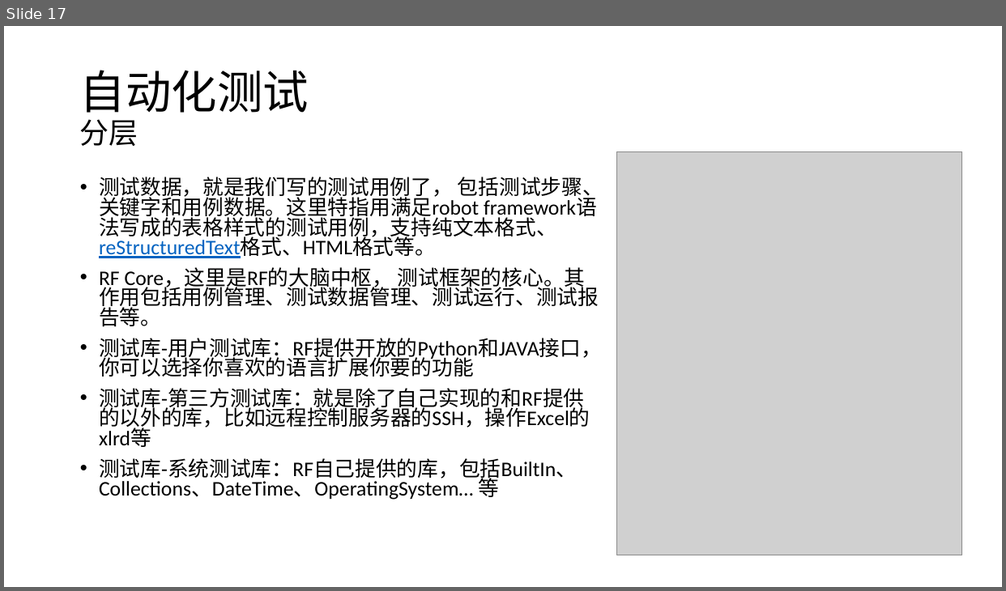
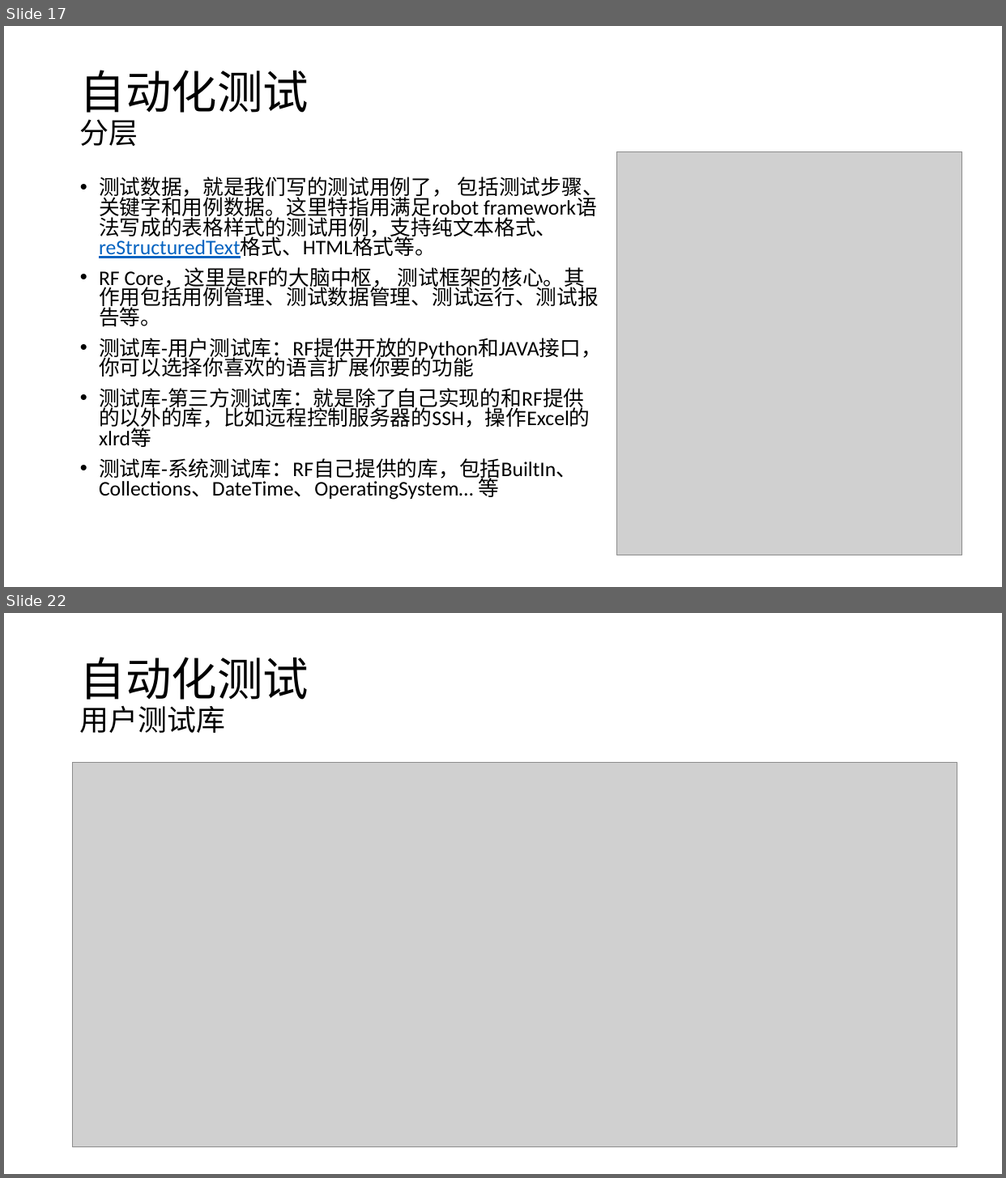
Before and after one commit to gougjp/test_auto, a slide deck: Python和自动化测试.pptx. Shown one above the other, each under a label of ours: slide 17 before the commit, slides 17 and 22 after it; the slides between them are not shown. The pictures are 1006x591 and 1006x1178 pixels, drawn with LibreOffice and Linux fonts; fonts in the diff are those of the drawing; grey boxes stand for pictures. Boxes give left, top, right and bottom in pixels: in the first picture for what was removed or moved away, otherwise in the second. Text is boxed around its words. In the diff, an @@ line names an element or a change of style, - is before the commit and + after.

```diff
--- a/Python和自动化测试.pptx
+++ b/Python和自动化测试.pptx
@@ slide 22 added at <box>4,613,1002,1174</box>, background #FFFFFF @@
@@ title added at <box>80,657,309,733</box>, 44 pt, text #000000 @@
+自动化测试
+用户测试库
@@ picture added at <box>73,763,957,1148</box> @@
```
Also in this commit, not shown: 1 slide changed, 4 other slides added, 1 other file.
